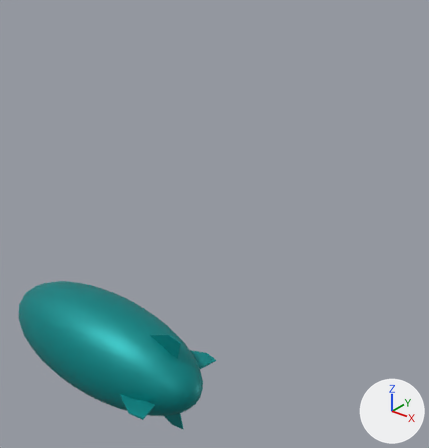
Renders of the glTF model Assets/index.gltf from each side of a commit.
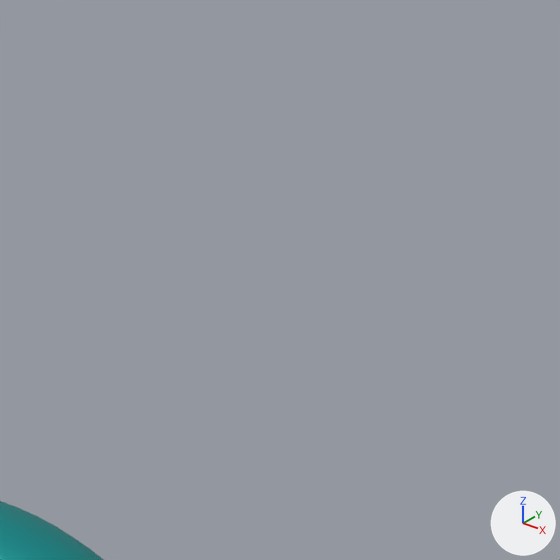
Old and new are each drawn whole from a camera (50 mm lens) standing at (15.7, -37.5, 14.8) and looking at (-1.9, -15.4, 1.2) and again close up on the part from 24% to 100% of the width and 0% to 72% of the height. Arrows for +X, +Y and +Z are at lower right; the lights stay in place. The older version's two pictures come first.

Names of what the first close-up shows: 'BalloonShip'.
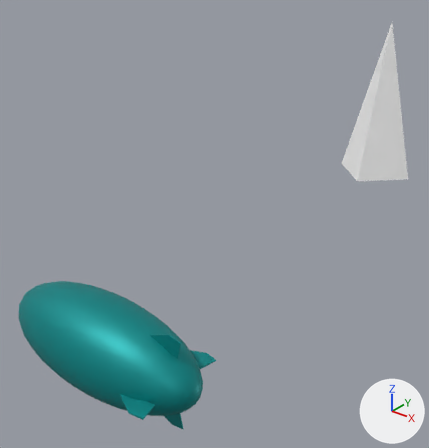
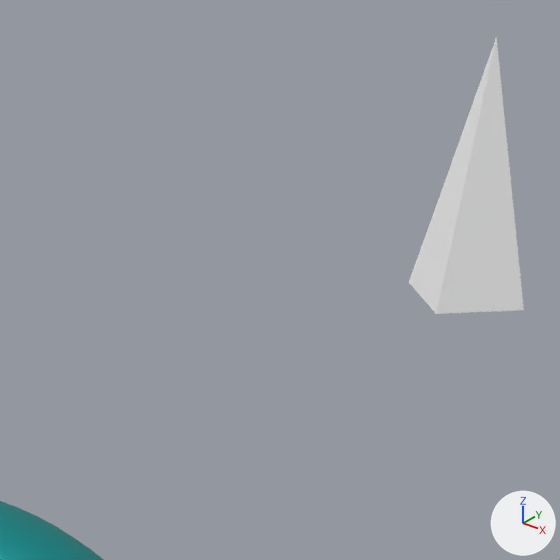
Where the change shows, as pixel boxes (x1, y1, x2, y2) in the close-ups (560 x 560 px):
'円錐', added
    after: (409, 37, 524, 314)

Edits to the bpy script that builds the scene:
```text
Add mat_white:
    mat_white = principled_material('White')
    mat_white.base_color = (1.0, 1.0, 1.0)  # white #ffffff
Add me_円錐_001:
    me_円錐_001.from_pydata([(0.0, 2.5, 0.0), (2.5, 0.0, 0.0), (0.0, -2.5, 0.0), (-2.5, 0.0, 0.0), (0.0, 0.0, 10.0)], [], [(0, 4, 1), (1, 4, 2), (2, 4, 3), (3, 4, 0)])
    me_円錐_001.materials.append(mat_white)  # white #ffffff
Add ob_円錐:
    ob_円錐 = bpy.data.objects.new('円錐', me_円錐_001)
    ob_円錐.location = (0.0, 0.0, 0.0)
```
